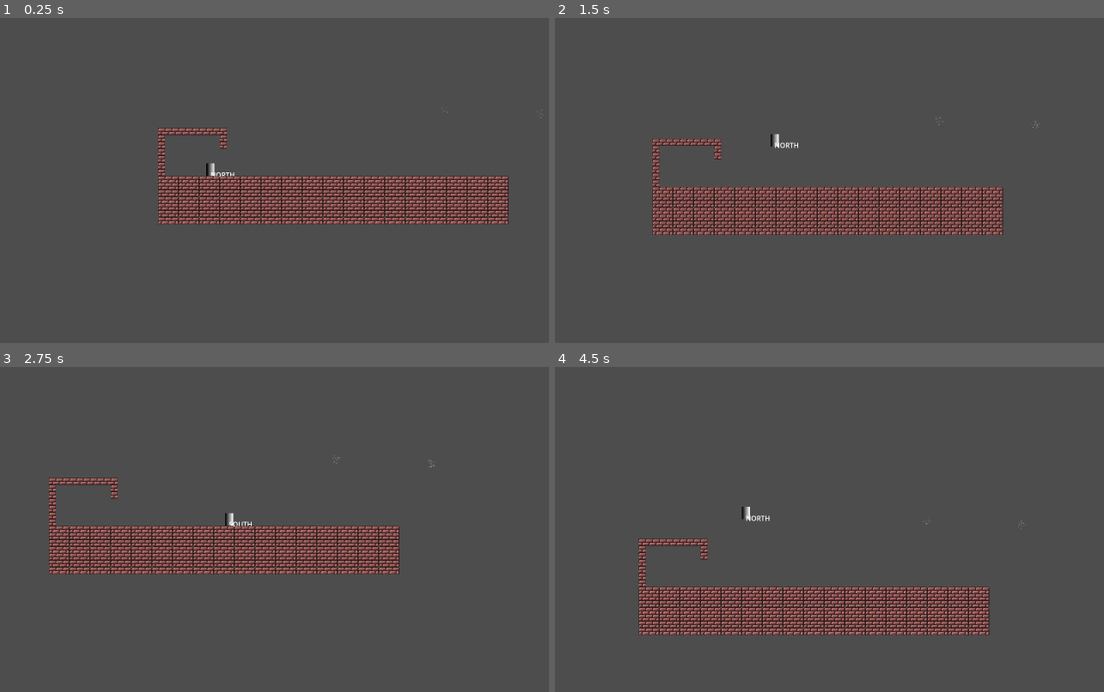
Above: before the commit, frames 1-4 (two rows, left to right).
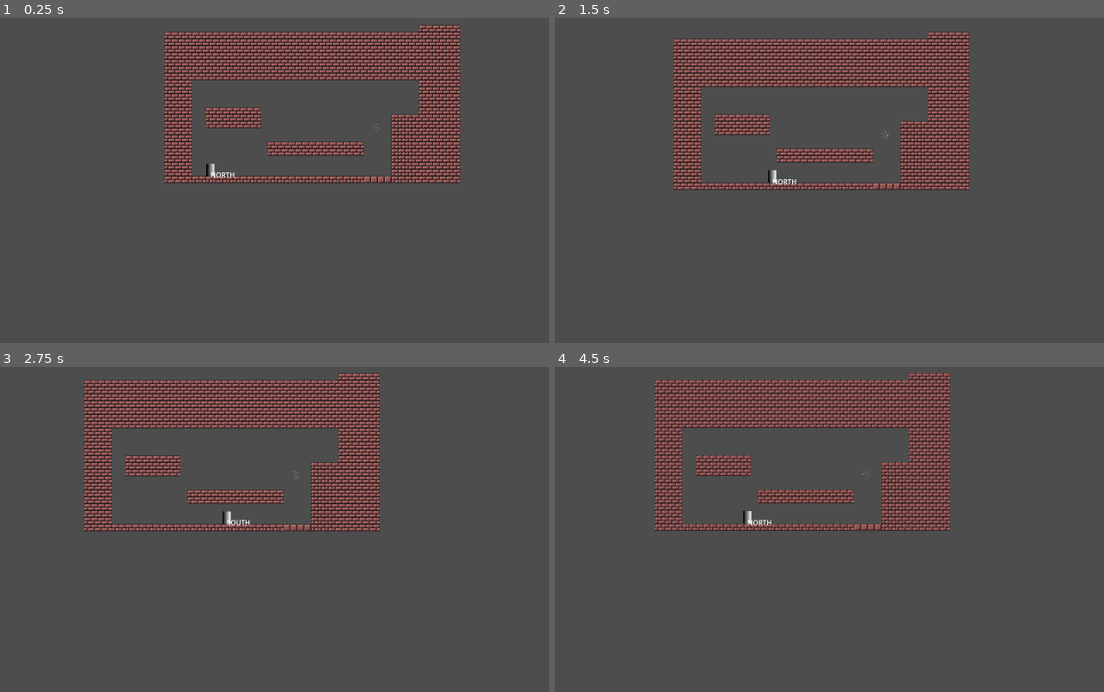
Above: after the commit, the same moments.

Repository: RichardMJaks/gamecamp-2025
Game: Godot game, scene res://example_level.tscn
Two runs of this game, one before a commit and one after it. Both use one fixed random seed, a clock stepped at 60 frames per second and the inputs below. Before the commit the project starts from res://debug.tscn.
Inputs (mouse positions are in pixels of both pictures, inside the frame that each line leads up to):
- Up to frame 1 (0.25 s): no input
- Up to frame 2 (1.5 s): move the mouse to (917, 148) at 0.52 s; hold D (m_right) 0.53-1.28 s; click (917, 148) at 0.6 s; tap Space (m_jump) at 0.77 s; move the mouse to (626, 187) at 1.27 s; hold S (m_down) from 1.28 s (still down); click (626, 187) at 1.35 s
- Up to frame 3 (2.75 s): tap Space (m_jump) at 1.52 s; move the mouse to (279, 432) at 2.02 s; release S (m_down) at 2.03 s; hold D (m_right) from 2.03 s (still down); click (279, 432) at 2.1 s
- Up to frame 4 (4.5 s): move the mouse to (730, 594) at 2.77 s; release D (m_right) at 2.78 s; hold W (m_up) 2.78-3.53 s; click (730, 594) at 2.85 s; tap Space (m_jump) at 3.02, 3.77 s; move the mouse to (972, 575) at 3.52 s; hold A (m_left) from 3.53 s (still down); click (972, 575) at 3.6 s; move the mouse to (560, 458) at 4.27 s; click (560, 458) at 4.35 s

The runs differ from the first frame. In frame 1, 23% of the frame differs, in the area x 28-99%, y 2-64%; in frame 2, 25%; in frame 3, 24%; in frame 4, 25%, in the area x 15-86%, y 1-83%.

Commit message:
fixed hover

Diff:
--- a/player/fsm/states/move_state.gd
+++ b/player/fsm/states/move_state.gd
@@ -45,7 +45,7 @@
 	if player.gravity_direction.x == 0 and dir.x:
 		_apply_acceleration(dir.x, delta, Vector2.RIGHT)
 	# Vertical movement
-	elif dir.y:
+	elif player.gravity_direction.y == 0 and dir.y:
 		_apply_acceleration(dir.y, delta, Vector2.DOWN)
 
 # Applies acceleration with respect to current movement axis
--- a/player/player.tscn
+++ b/player/player.tscn
@@ -71,6 +71,7 @@
 metadata/_custom_type_script = "uid://bgm0tvh7wkq7i"
 
 [node name="Camera2D" type="Camera2D" parent="."]
+visible = false
 position_smoothing_enabled = true
 
 [connection signal="area_entered" from="AttractionArea" to="." method="_on_entered_magnet_range"]
--- a/project.godot
+++ b/project.godot
@@ -11,7 +11,7 @@
 [application]
 
 config/name="Gamecamp 2025"
-run/main_scene="uid://daeu7o3vialep"
+run/main_scene="uid://c3xrj33oh73lp"
 config/features=PackedStringArray("4.4", "GL Compatibility")
 config/icon="res://icon.svg"
 
